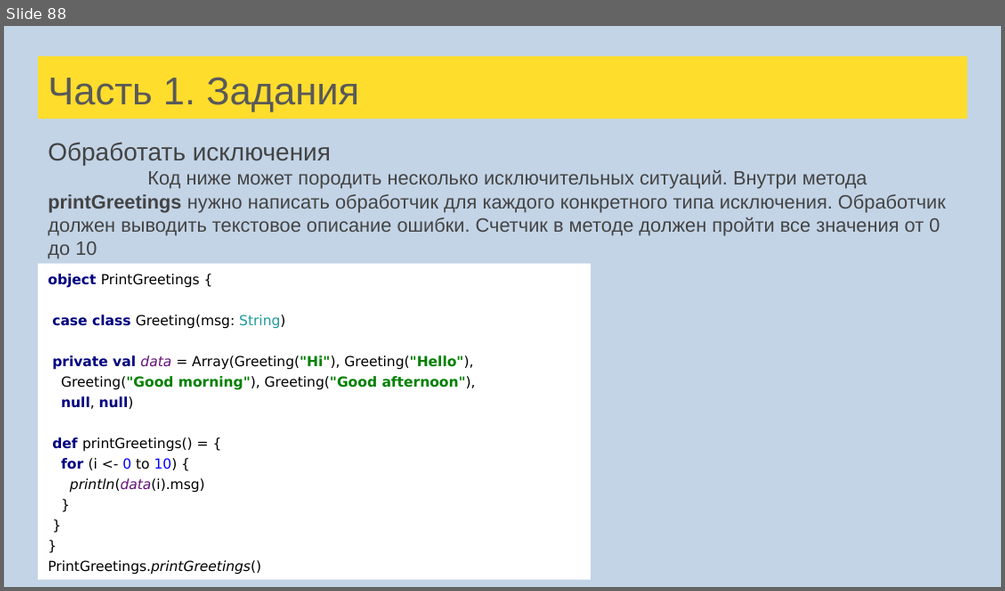
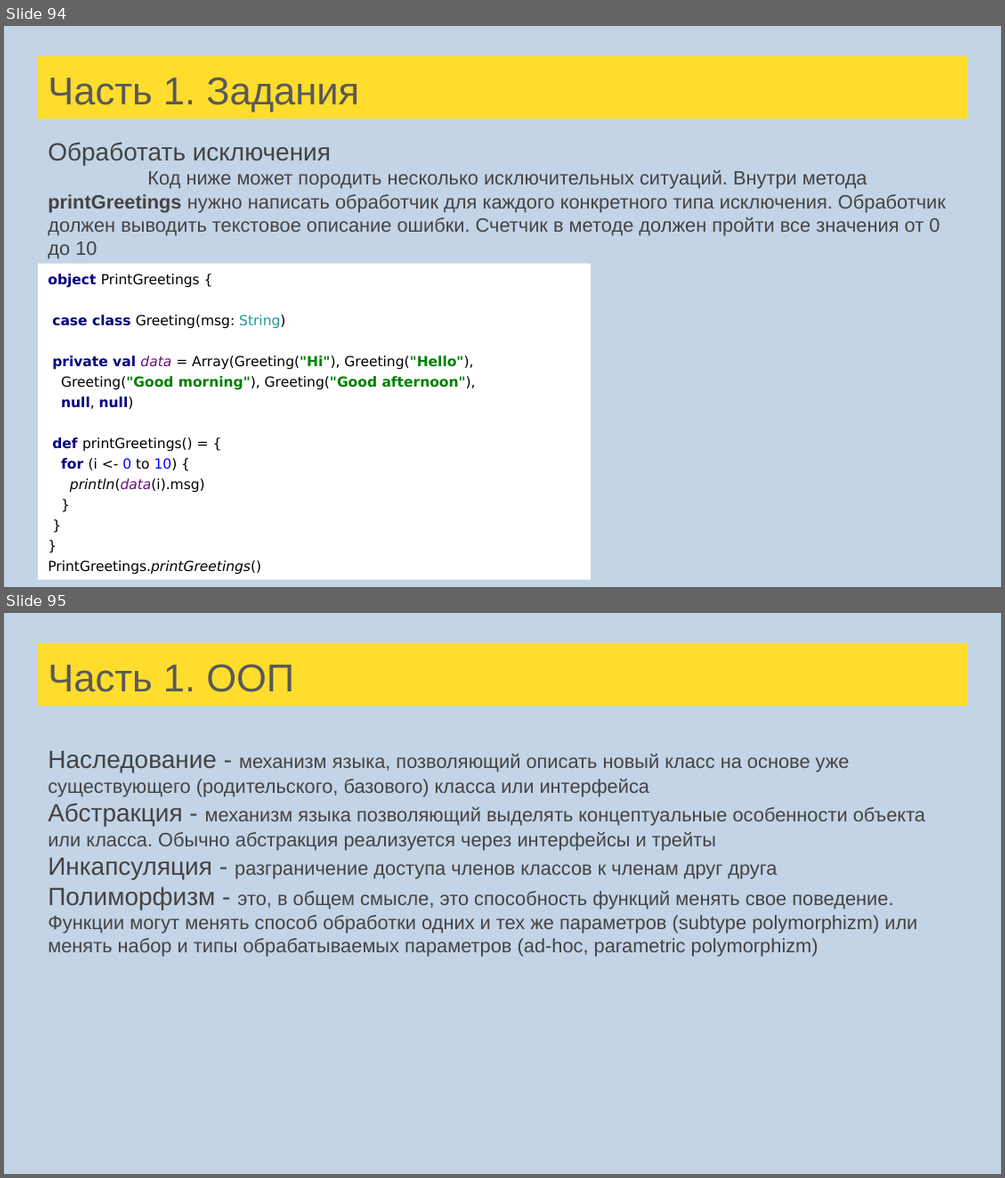
Before and after one commit to sergeypopov83/scala-school, a slide deck: src/main/resources/Лекции Scala для FinTech.pptx. Shown one above the other, each under a label of ours: slide 88 before the commit, slides 94 and 95 after it. The pictures are 1005x591 and 1005x1178 pixels, drawn with LibreOffice and Linux fonts; fonts in the diff are those of the drawing. Boxes give left, top, right and bottom in pixels: in the first picture for what was removed or moved away, otherwise in the second. Text is boxed around its words. In the diff, an @@ line names an element or a change of style, - is before the commit and + after.

```diff
--- a/src/main/resources/Лекции Scala для FinTech.pptx
+++ b/src/main/resources/Лекции Scala для FinTech.pptx
@@ slide 95 added at [4, 613, 1001, 1174], background #C3D4E6 @@
@@ title added at [38, 643, 967, 706], fill #FFDD2D, 28 pt, text #595959 @@
+Часть 1. ООП
@@ text added at [48, 750, 925, 957], 14 pt, text #434343 @@
+Наследование - механизм языка, позволяющий описать новый класс на основе уже существующего (родительского, базового) класса или интерфейса
+Абстракция - механизм языка позволяющий выделять концептуальные особенности объекта или класса. Обычно абстракция реализуется через интерфейсы и трейты
+Инкапсуляция - разграничение доступа членов классов к членам друг друга
+Полиморфизм - это, в общем смысле, это способность функций менять свое поведение. Функции могут менять способ обработки одних и тех же параметров (subtype polymorphizm) или менять набор и типы обрабатываемых параметров (ad-hoc, pаrametriс polymorphizm)
@@ what was slide 88 is now slide 94 @@
```
Also in this commit, not shown: 3 slides changed, 9 other slides added, 8 other files.
